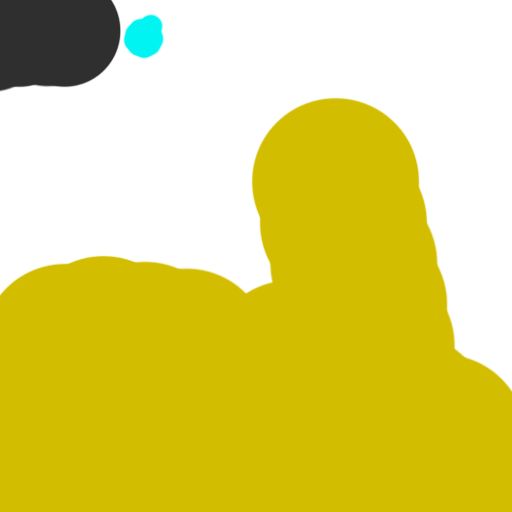
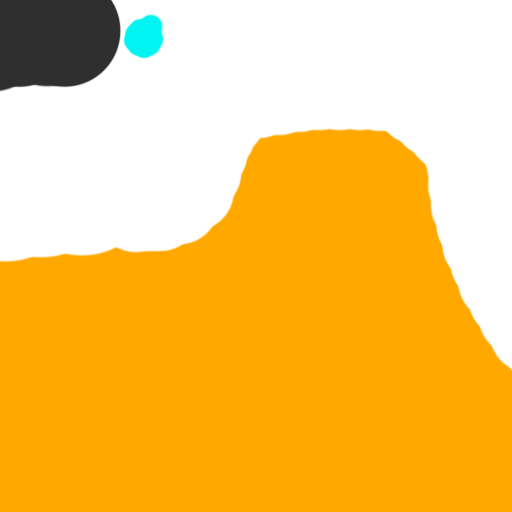
Comparing the layer stacks of the two w=512, h=512 images. Changes:
painted on "Paint" over [0, 97, 512, 512]
